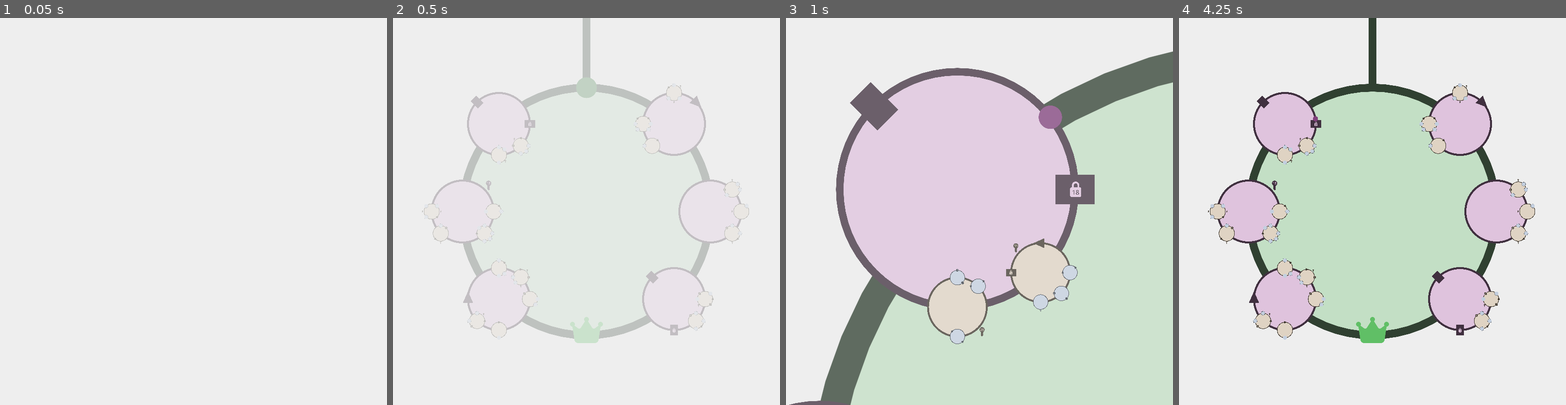
Above: before the commit, frames 1-4 (left to right).
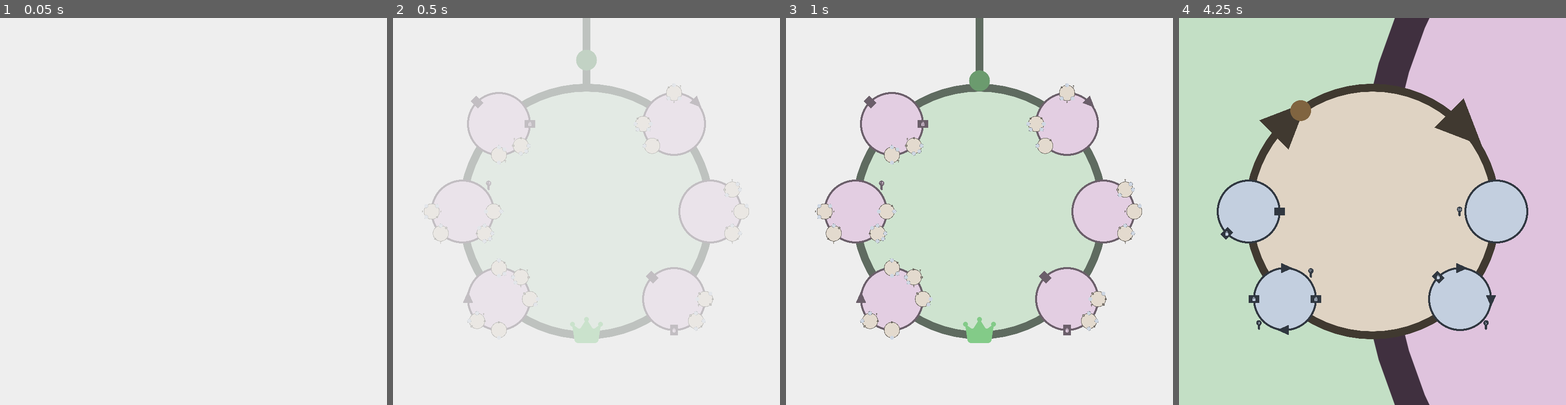
Above: after the commit, the same moments.

Repository: friedev/cycle-delver
Game: Godot game, scene res://src/main.tscn
Two runs of this game, one before a commit and one after it. Both use one fixed random seed, a clock stepped at 60 frames per second and the inputs below.
Inputs (mouse positions are in pixels of both pictures, inside the frame that each line leads up to):
- Up to frame 1 (0.05 s): no input
- Up to frame 2 (0.5 s): no input
- Up to frame 3 (1 s): move the mouse to (1064, 192) at 0.52 s; tap A (move_ccw) at 0.6 s; click (1064, 192) at 0.67 s
- Up to frame 4 (4.25 s): move the mouse to (1295, 230) at 1.27 s; tap D (move_cw) at 1.35 s; click (1295, 230) at 1.42 s; tap Enter at 2 s; move the mouse to (1411, 126) at 2.02 s; hold W (move_out) 2.03-2.78 s; click (1411, 126) at 2.17 s; move the mouse to (1353, 288) at 2.77 s; click (1353, 288) at 2.85 s; move the mouse to (1488, 269) at 3.52 s; hold M (toggle_zoom) from 3.53 s (still down); click (1488, 269) at 3.67 s

Frame 1 is identical in both runs. In frame 2, 0.2% of the frame differs, in the area x 47-53%, y 8-21%; in frame 3, 40%; in frame 4, 96%, in the area x 0-100%, y 0-100%.

Commit message:
Animate player entering level

Diff:
--- a/src/main.tscn
+++ b/src/main.tscn
@@ -19,7 +19,6 @@
 
 [node name="Player" type="Node2D" parent="." node_paths=PackedStringArray("loop", "goal_sprite", "move_sounds")]
 script = ExtResource("2_gh0ne")
-angle = -1.5708
 loop = NodePath("../Loop")
 goal_sprite = NodePath("GoalSprite")
 move_sounds = [NodePath("MoveSound1"), NodePath("MoveSound2"), NodePath("MoveSound3"), NodePath("MoveSound4"), NodePath("MoveSound5")]
--- a/src/player.gd
+++ b/src/player.gd
@@ -5,23 +5,20 @@
 
 const TOP_SPEED := 2.0 * TAU
 const ACCELERATION := 2.0 * TAU
-const ASCEND_ACCELERATION := 100.0
+const ASCEND_RADIUS := Loop.DRAW_RADIUS * 1.5
 
 ## Singleton instance.
 static var instance: Player
 
 ## The angle from the center of the player's current loop at which the player
 ## is currently located.
-@export_range(-180.0, 180.0, 0.001, "radians_as_degrees") var angle: float:
+var angle: float:
 	set(value):
 		angle = value
-		update_position.call_deferred()
+		update_position()
 ## The current loop the player is on, meaning the one on which they could move
 ## clockwise or counterclockwise.
-@export var loop: Loop:
-	set(value):
-		loop = value
-		update_position.call_deferred()
+@export var loop: Loop
 
 @export_group("Internal Nodes")
 ## Sprite shown after reaching the goal.
@@ -37,7 +34,9 @@
 	set(value):
 		reached_goal = value
 		goal_sprite.visible = reached_goal
-var game_over: bool
+## Is the player on a loop and generally able to move, as opposed to being in a
+## start- or end-of-game transition.
+var in_game := false
 
 ## List of IDs of keys the player has collected.
 var collected_keys: Array[int]
@@ -51,7 +50,6 @@
 var target_angle: float
 var last_direction: float
 var velocity: float
-var ascend_velocity: float
 
 
 func _enter_tree() -> void:
@@ -59,10 +57,16 @@
 
 
 func _ready() -> void:
+	angle = PI * -0.5
 	vertex = loop.get_vertex(angle)
-	update_position.call_deferred()
+	update_position()
 	queue_redraw()
 	update_sprite()
+
+	var target_position := global_position
+	global_position = global_position.normalized() * ASCEND_RADIUS
+	await create_tween().tween_property(self, "global_position", target_position, 1.5).set_trans(Tween.TRANS_QUAD).set_ease(Tween.EASE_OUT).finished
+	in_game = true
 
 
 func _draw() -> void:
@@ -80,7 +84,7 @@
 
 
 func _unhandled_input(event: InputEvent) -> void:
-	if game_over:
+	if not in_game:
 		return
 	if moving:
 		for action in ["move_ccw", "move_cw", "move_out"]:
@@ -94,7 +98,7 @@
 
 
 func handle_input_event(event: InputEvent, buffered := false) -> void:
-	assert(not moving and not game_over)
+	assert(in_game and not moving)
 	var input_direction := buffered_input_direction if buffered else get_input_direction()
 	var input_vector := buffered_input_vector if buffered else get_input_vector()
 	if not is_zero_approx(input_direction):
@@ -109,10 +113,7 @@
 
 
 func _process(delta: float) -> void:
-	if game_over:
-		ascend_velocity += ASCEND_ACCELERATION * delta
-		global_position.y -= ascend_velocity * delta
-	elif moving:
+	if moving:
 		animate_movement(delta)
 
 
@@ -220,8 +221,8 @@
 
 
 func ascend() -> void:
-	game_over = true
-	await get_tree().create_timer(2.5).timeout
+	in_game = false
+	create_tween().tween_property(self, "global_position", global_position.normalized() * ASCEND_RADIUS, 1.5).set_trans(Tween.TRANS_QUAD).set_ease(Tween.EASE_IN)
 	SignalBus.game_over.emit()
 
 
